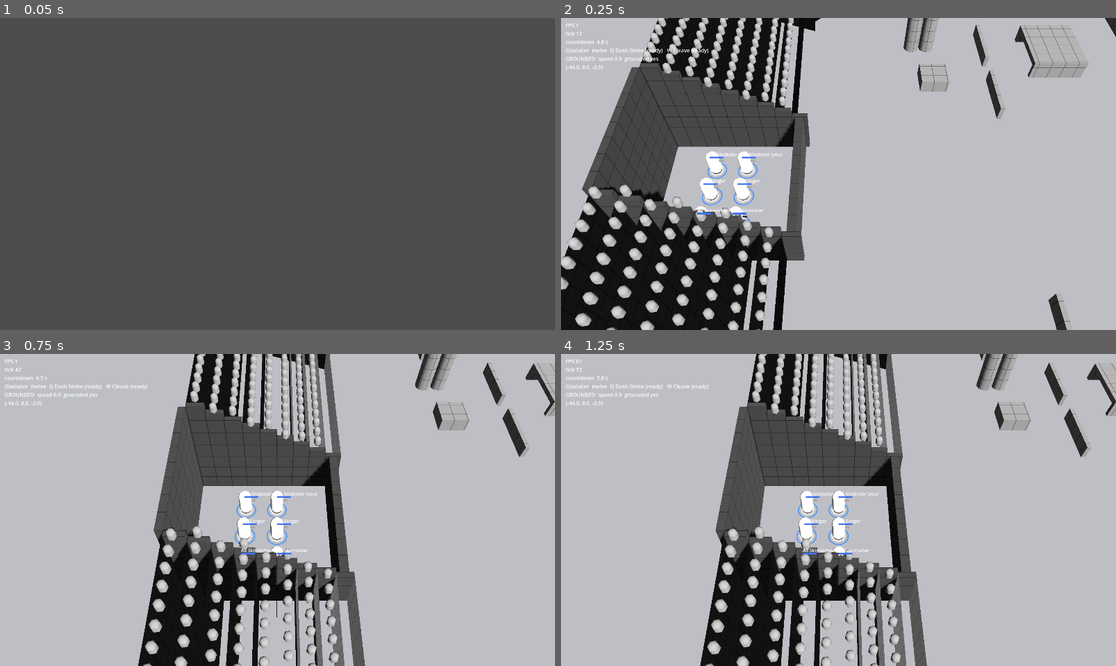
Above: before the commit, frames 1-4 (two rows, left to right).
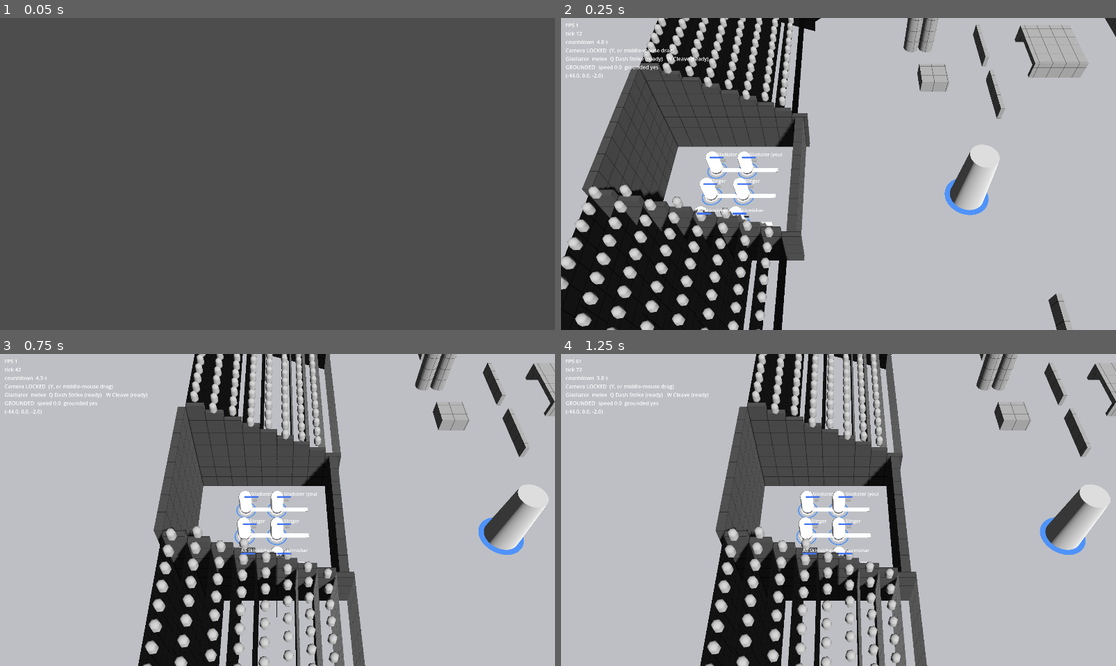
Above: after the commit, the same moments.

Repository: sepetovski/MOBA6
Game: Godot game, scene res://scenes/main.tscn
Same seed, same stepped clock (60 frames per second), same inputs: the game is played once before the commit and once after it.
Inputs (mouse positions are in pixels of both pictures, inside the frame that each line leads up to):
- Up to frame 1 (0.05 s): no input
- Up to frame 2 (0.25 s): no input
- Up to frame 3 (0.75 s): tap Enter at 0.5 s; move the mouse to (399, 494) at 0.52 s; hold D from 0.53 s (still down); hold Q (ability_1) from 0.53 s (still down); click (399, 494) at 0.67 s
- Up to frame 4 (1.25 s): keep holding D; keep holding Q (ability_1); tap Space (jump) at 0.77 s

Frame 1 is identical in both runs. In frame 2, 1.8% of the frame differs, in the area x 0-80%, y 9-67%; in frame 3, 1.9%; in frame 4, 1.9%, in the area x 0-99%, y 9-68%.

Commit message:
Face the cursor, free the camera, and add towers and breakable crates.
Movement and aim are separate: right-click walks, the mouse aims shots and dashes. Y or the screen edge switches the camera between locked and free. Small crates break, and each team has a tower that shoots.

Co-authored-by: Damajn <sepetovskidamjan@gmail.com>

Diff:
--- a/data/camera_profiles/default.tres
+++ b/data/camera_profiles/default.tres
@@ -13,7 +13,7 @@
 zoom_smooth = 12.0
 follow_smooth = 10.0
 follow_y_smooth = 3.0
-edge_pan_margin_px = 12
+edge_pan_margin_px = 48
 edge_pan_speed = 30.0
 key_pan_speed = 30.0
 bounds_margin = 6.0
--- a/src/camera/moba_camera.gd
+++ b/src/camera/moba_camera.gd
@@ -19,6 +19,8 @@
 var _distance_target := 28.0
 var _bounds := AABB()
 var _has_bounds := false
+var _drag := false
+var _drag_from := Vector2.ZERO
 
 
 func _ready() -> void:
@@ -85,12 +87,31 @@
 	elif _is_zoom_out(event):
 		_nudge_zoom(1.0)
 		_mark_handled()
+	elif event is InputEventMouseButton and (event as InputEventMouseButton).button_index == MOUSE_BUTTON_MIDDLE:
+		_drag = (event as InputEventMouseButton).pressed
+		_drag_from = (event as InputEventMouseButton).position
+		if _drag:
+			set_locked(false)
+		_mark_handled()
+	elif _drag and event is InputEventMouseMotion:
+		var motion := event as InputEventMouseMotion
+		var before: Variant = screen_to_ground(_drag_from)
+		var after: Variant = screen_to_ground(motion.position)
+		_drag_from = motion.position
+		if before is Vector3 and after is Vector3:
+			var shift := (before as Vector3) - (after as Vector3)
+			shift.y = 0.0
+			_goal += shift
+			_focus += shift
+		_mark_handled()
 
 
 func _process(delta: float) -> void:
 	var tuned := _profile()
 	_distance = _approach(_distance, _distance_target, tuned.zoom_smooth, delta)
 	_apply_rig()
+	if _locked and _edge_velocity() != Vector3.ZERO:
+		set_locked(false)
 	if not _locked:
 		var velocity := _pan_velocity()
 		if velocity != Vector3.ZERO:
--- a/src/core/command.gd
+++ b/src/core/command.gd
@@ -4,7 +4,7 @@
 ## Simulation.submit_command stamps tick. pressed applies to STEER, CROUCH_SLIDE and JUMP
 ## (a JUMP with pressed = false is the key release, which variable jump height needs).
 
-enum Kind { MOVE_TO, STEER, STOP, JUMP, CROUCH_SLIDE, CAST, ATTACK_TARGET }
+enum Kind { MOVE_TO, STEER, STOP, JUMP, CROUCH_SLIDE, CAST, ATTACK_TARGET, AIM }
 
 var tick: int
 var seq: int
--- a/src/input/player_controller.gd
+++ b/src/input/player_controller.gd
@@ -23,6 +23,7 @@
 var _cursor := Vector2.ZERO
 var _cursor_valid := false
 var _crouched := false
+var face_cursor := false
 
 
 func _init() -> void:
@@ -78,6 +79,10 @@
 
 func _physics_process(delta: float) -> void:
 	_confine_mouse()
+	if enabled and face_cursor:
+		var aim: Variant = _ground_point()
+		if aim is Vector3:
+			_emit(Command.Kind.AIM, aim, true)
 	if not enabled:
 		_clear_hold()
 		return
--- a/src/sim/abilities/combat.gd
+++ b/src/sim/abilities/combat.gd
@@ -58,8 +58,9 @@
 	GameEvents.ability_cast.emit(_unit.unit_id, slot)
 	match ability.kind:
 		AbilityDefinition.Kind.DASH:
-			_start_dash(ability)
+			_start_dash(ability, point)
 		AbilityDefinition.Kind.SLASH:
+			_face_cast(point)
 			_slash(ability.radius, ability.damage)
 		AbilityDefinition.Kind.WHIRL:
 			_whirl(ability.radius, ability.damage)
@@ -95,11 +96,15 @@
 		return
 	_attack_wait = _stats.attack_interval
 	if _stats.attack == UnitStats.Attack.RANGED:
-		var aim := offset.normalized() if distance > 0.05 else -_unit.global_basis.z
-		sim.launch_projectile(_unit, target.global_position + Vector3(0, 1.0, 0), aim, _stats.projectile_speed, _stats.attack_damage)
+		var aim := -_unit.global_basis.z
+		aim.y = 0.0
+		if aim.length_squared() < 0.01:
+			aim = offset
+		sim.launch_projectile(_unit, _unit.global_position + aim.normalized() * 8.0, aim, _stats.projectile_speed, _stats.attack_damage)
+		_flash(0.6, 0.08)
 		return
 	if distance <= _stats.attack_range + 0.3:
-		sim.deal_damage(_unit.unit_id, target.unit_id, _stats.attack_damage)
+		_slash(_stats.attack_range, _stats.attack_damage)
 		_flash(1.6, 0.12)
 
 
@@ -109,16 +114,27 @@
 		_slash(_dash_radius, _dash_damage)
 
 
-func _start_dash(ability: AbilityDefinition) -> void:
-	var forward := -_unit.global_basis.z
+func _face_cast(point: Vector3) -> void:
+	var offset := point - _unit.global_position
+	offset.y = 0.0
+	if offset.length_squared() < 0.04:
+		return
+	_unit.look_at(_unit.global_position + offset, Vector3.UP)
+	_unit.motor.set_aim(offset)
+
+
+func _start_dash(ability: AbilityDefinition, point: Vector3) -> void:
+	var forward := point - _unit.global_position
 	forward.y = 0.0
+	if forward.length_squared() < 0.04:
+		forward = -_unit.global_basis.z
+		forward.y = 0.0
 	if forward.length_squared() < 0.01:
 		forward = Vector3(0, 0, -1)
 	forward = forward.normalized()
-	var distance := ability.dash_distance
-	if distance < 0.0:
-		forward = -forward
-		distance = -distance
+	var distance := absf(ability.dash_distance)
+	_unit.look_at(_unit.global_position + forward, Vector3.UP)
+	_unit.motor.set_aim(forward)
 	_unit.motor.start_forced_motion(forward * distance, ability.dash_seconds)
 	if ability.damage > 0.0:
 		_dash_slash = true
@@ -174,6 +190,7 @@
 		if offset.length() > radius or offset.normalized().dot(forward) < 0.2:
 			continue
 		sim.deal_damage(_unit.unit_id, other.unit_id, damage)
+	sim.damage_props(_unit.global_position + forward * radius * 0.5, radius, damage)
 	_flash(radius, 0.16)
 
 
@@ -195,6 +212,7 @@
 		offset.y = 0.0
 		if offset.length() <= radius:
 			sim.deal_damage(_unit.unit_id, other.unit_id, damage)
+	sim.damage_props(spot, radius, damage)
 
 
 func _can_hit(other: SimUnit) -> bool:
--- a/src/sim/match_bootstrap.gd
+++ b/src/sim/match_bootstrap.gd
@@ -33,7 +33,10 @@
 	add_child(player)
 	if human != null:
 		player.bind(human.unit_id, camera, simulation.submit_command)
+		player.face_cursor = true
 		player.enabled = false
+		if player.settings != null:
+			player.settings.confine_mouse = false
 	var fader := OcclusionFader.new()
 	fader.name = "OcclusionFader"
 	add_child(fader)
--- a/src/sim/movement/movement_motor.gd
+++ b/src/sim/movement/movement_motor.gd
@@ -637,9 +637,17 @@
 		arrived.emit()
 
 
+var _aim := Vector3.ZERO
+
+
+func set_aim(direction: Vector3) -> void:
+	var flat := Vector3(direction.x, 0.0, direction.z)
+	_aim = flat.normalized() if flat.length_squared() > 0.0001 else Vector3.ZERO
+
+
 func _update_facing(dt: float) -> void:
-	var direction := _flat_velocity()
-	if state == State.SLIDING:
+	var direction := _aim if _aim != Vector3.ZERO else _flat_velocity()
+	if _aim == Vector3.ZERO and state == State.SLIDING:
 		direction = _slide_dir
 	if direction.length_squared() < 0.04:
 		return
--- a/src/sim/movement/placeholder_unit_view.gd
+++ b/src/sim/movement/placeholder_unit_view.gd
@@ -10,6 +10,7 @@
 var _mesh: MeshInstance3D
 var _capsule: CapsuleMesh
 var _nose: MeshInstance3D
+var _arrow: MeshInstance3D
 var _shadow: MeshInstance3D
 var _marker: MeshInstance3D
 
@@ -37,6 +38,14 @@
 	(_nose.mesh as BoxMesh).size = Vector3(0.16, 0.16, 0.28)
 	_nose.material_override = _mat(Color(0.45, 0.45, 0.45))
 	_pivot.add_child(_nose)
+	_arrow = MeshInstance3D.new()
+	_arrow.name = "Facing"
+	var arrow_mesh := BoxMesh.new()
+	arrow_mesh.size = Vector3(0.28, 0.05, 1.7)
+	_arrow.mesh = arrow_mesh
+	_arrow.material_override = _mat(Color(0.95, 0.95, 0.95))
+	_arrow.position = Vector3(0.0, 0.06, -1.15)
+	add_child(_arrow)
 	_shadow = _disc(0.42, Color(0.0, 0.0, 0.0, 0.45))
 	add_child(_shadow)
 	_marker = _ring()
@@ -57,7 +66,9 @@
 	_capsule.radius = profile.radius
 	_capsule.height = maxf(height, profile.radius * 2.0)
 	_mesh.position = Vector3(0.0, _capsule.height * 0.5, 0.0)
-	_nose.position = Vector3(0.0, _capsule.height * 0.62, -(profile.radius + 0.12))
+	_nose.position = Vector3(0.0, _capsule.height * 0.62, -(profile.radius + 0.22))
+	if _arrow != null:
+		_arrow.position = Vector3(0.0, 0.06, -1.15)
 	_pivot.rotation.x = deg_to_rad(-profile.slide_tilt_deg) if _motor.state == MovementMotor.State.SLIDING else 0.0
 	_place_aids(profile)
 
--- a/src/sim/sim_unit.gd
+++ b/src/sim/sim_unit.gd
@@ -10,6 +10,7 @@
 var spawn_transform := Transform3D.IDENTITY
 var combat: Combat
 var hero_name := ""
+var aim_point := Vector3.INF
 
 
 func setup(id: int, hero: HeroDefinition, team_id: int, slot: int, nav_map: RID) -> void:
@@ -65,7 +66,11 @@
 			combat.attack_target = cmd.target_id
 		Command.Kind.CAST:
 			if cmd.pressed:
+				_face_aim(cmd.point)
 				combat.cast(cmd.slot, cmd.point)
+		Command.Kind.AIM:
+			aim_point = cmd.point
+			_face_aim(cmd.point)
 		Command.Kind.JUMP:
 			if cmd.pressed:
 				intent.jump_pressed = true
@@ -81,6 +86,8 @@
 
 
 func sim_step(dt: float, sim: Simulation) -> void:
+	if aim_point != Vector3.INF:
+		_face_aim(aim_point)
 	if combat != null:
 		combat.begin(dt, sim)
 	motor.step(intent, dt)
@@ -98,5 +105,12 @@
 	motor.can_crouch = not frozen
 
 
+func _face_aim(point: Vector3) -> void:
+	var offset := point - global_position
+	offset.y = 0.0
+	if motor != null:
+		motor.set_aim(offset)
+
+
 func scripted_motion() -> bool:
 	return motor.state == MovementMotor.State.VAULTING or motor.state == MovementMotor.State.MANTLING or motor.state == MovementMotor.State.FORCED
--- a/src/sim/simulation.gd
+++ b/src/sim/simulation.gd
@@ -19,6 +19,7 @@
 var _next_id := 1
 var _shots: Array[CombatProjectile] = []
 var _respawn_at: Dictionary = {}
+var _towers: Array[TeamTower] = []
 
 
 func _init() -> void:
@@ -32,6 +33,7 @@
 	rng.seed = config.match_seed
 	_set_match_state(Match.State.SETUP)
 	_spawn_roster()
+	_spawn_towers()
 	_match.begin_countdown(config.countdown_seconds)
 	_set_frozen(true)
 	_set_match_state(Match.State.COUNTDOWN)
@@ -45,10 +47,11 @@
 	var unit := get_unit(cmd.unit_id)
 	if unit == null or not unit.state.alive:
 		return
-	if _match.state != Match.State.RUNNING and cmd.kind != Command.Kind.STOP:
+	if _match.state != Match.State.RUNNING and cmd.kind != Command.Kind.STOP and cmd.kind != Command.Kind.AIM:
 		return
 	_queue.append(cmd)
-	DebugService.log_command(cmd)
+	if cmd.kind != Command.Kind.AIM:
+		DebugService.log_command(cmd)
 
 
 func spawn_unit(hero: HeroDefinition, team: int, slot: int, controller: int) -> int:
@@ -155,6 +158,7 @@
 		if unit != null and unit.state.alive:
 			unit.sim_step(step, self)
 	_step_projectiles(step)
+	_step_towers(step)
 	_revive_ready()
 	_keep_inside()
 	_separate(step)
@@ -237,16 +241,20 @@
 
 
 func launch_projectile(owner: SimUnit, aim_at: Vector3, direction: Vector3, speed: float, damage: float) -> void:
+	launch_projectile_from(owner.global_position + Vector3(0.0, 1.1, 0.0), owner.team, owner.unit_id, direction, speed, damage)
+
+
+func launch_projectile_from(origin: Vector3, team: int, owner_id: int, direction: Vector3, speed: float, damage: float) -> void:
 	var shot := CombatProjectile.new()
-	shot.position = owner.global_position + Vector3(0.0, 1.1, 0.0)
+	shot.position = origin
 	shot.origin = shot.position
 	var flat := Vector3(direction.x, 0.0, direction.z)
 	if flat.length_squared() < 0.01:
-		flat = Vector3(aim_at.x - shot.position.x, 0.0, aim_at.z - shot.position.z)
+		flat = Vector3(0, 0, -1)
 	shot.velocity = flat.normalized() * speed
 	shot.damage = damage
-	shot.team = owner.team
-	shot.owner_id = owner.unit_id
+	shot.team = team
+	shot.owner_id = owner_id
 	var mesh := SphereMesh.new()
 	mesh.radius = 0.22
 	mesh.height = 0.44
@@ -278,6 +286,8 @@
 					deal_damage(shot.owner_id, unit.unit_id, shot.damage)
 					spent = true
 					break
+		if not spent and damage_props(shot.position, shot.radius + 0.4, shot.damage):
+			spent = true
 		if spent:
 			if shot.mesh != null:
 				shot.mesh.queue_free()
@@ -304,6 +314,53 @@
 		unit.combat.clear_attack()
 
 
+func damage_props(point: Vector3, radius: float, amount: float) -> bool:
+	var hit := false
+	var props := _arena.get_node_or_null("Navigation/Props")
+	if props != null:
+		for child in props.get_children():
+			if not child.has_meta("destructible"):
+				continue
+			var flat := (child as Node3D).global_position - point
+			flat.y = 0.0
+			if flat.length() > radius + 1.2:
+				continue
+			hit = true
+			var left := float(child.get_meta("health")) - amount
+			if left <= 0.0:
+				child.queue_free()
+			else:
+				child.set_meta("health", left)
+	for tower in _towers:
+		if tower.health <= 0.0:
+			continue
+		var flat := tower.global_position - point
+		flat.y = 0.0
+		if flat.length() > radius + 1.4:
+			continue
+		hit = true
+		tower.hurt(amount)
+	return hit
+
+
+func _spawn_towers() -> void:
+	var west := TeamTower.new()
+	west.build(Team.Id.A, Vector3(-30.0, 0.0, 0.0))
+	var east := TeamTower.new()
+	east.build(Team.Id.B, Vector3(30.0, 0.0, 0.0))
+	_arena.add_child(west)
+	_arena.add_child(east)
+	_towers.append(west)
+	_towers.append(east)
+
+
+func _step_towers(dt: float) -> void:
+	if _match.state != Match.State.RUNNING:
+		return
+	for tower in _towers:
+		tower.step(dt, self)
+
+
 func _keep_inside() -> void:
 	for unit in get_units():
 		if not unit.state.alive:
--- a/src/ui/debug_hud.gd
+++ b/src/ui/debug_hud.gd
@@ -123,7 +123,10 @@
 		state_name = "running"
 	elif _sim.get_match_state() == Match.State.SETUP:
 		state_name = "setup"
-	var body := "FPS %.0f\ntick %d\n%s  %.1f s" % [Engine.get_frames_per_second(), _sim.tick, state_name, _sim.get_countdown_seconds()]
+	var camera_mode := "LOCKED" if _camera.is_locked() else "FREE"
+	var body := "FPS %.0f\ntick %d\n%s  %.1f s\nCamera %s  (Y, or middle-mouse drag)" % [
+		Engine.get_frames_per_second(), _sim.tick, state_name, _sim.get_countdown_seconds(), camera_mode
+	]
 	if human != null:
 		body += "\n%s  %s\n%s  speed %.1f  grounded %s\n%s" % [
 			human.hero_name,
--- a/src/world/prop_kit.gd
+++ b/src/world/prop_kit.gd
@@ -16,6 +16,9 @@
 	body.collision_layer = GameConfig.LAYER_PROPS
 	body.collision_mask = 0
 	body.set_meta("prop_type", placement.prop_type)
+	if placement.prop_type == &"crate_s" or placement.prop_type == &"crate_m" or placement.prop_type == &"crate_flat":
+		body.set_meta("destructible", true)
+		body.set_meta("health", 36.0 if placement.prop_type == &"crate_s" else 64.0)
 	var traversal := traversal_for(placement.prop_type)
 	if traversal >= 0:
 		body.set_meta("traversal_class", traversal)
--- /dev/null
+++ b/src/world/team_tower.gd
@@ -0,0 +1,89 @@
+class_name TeamTower extends StaticBody3D
+
+## A lane tower. It shoots the nearest enemy in range and can be broken.
+
+var team := 0
+var health := 500.0
+var max_health := 500.0
+var attack_range := 16.0
+var attack_damage := 14.0
+var attack_interval := 1.15
+var _wait := 0.6
+
+
+func build(team_id: int, at: Vector3) -> void:
+	team = team_id
+	name = "Tower%s" % ("A" if team_id == Team.Id.A else "B")
+	position = at
+	set_meta("destructible", true)
+	set_meta("health", health)
+	set_meta("team", team)
+	collision_layer = GameConfig.LAYER_PROPS
+	collision_mask = 0
+	var mesh := CylinderMesh.new()
+	mesh.top_radius = 0.8
+	mesh.bottom_radius = 1.05
+	mesh.height = 4.2
+	var body := MeshInstance3D.new()
+	body.mesh = mesh
+	body.position = Vector3(0, 2.1, 0)
+	var material := StandardMaterial3D.new()
+	material.albedo_color = Color(0.55, 0.55, 0.55)
+	body.material_override = material
+	add_child(body)
+	var shape_node := CollisionShape3D.new()
+	var shape := CylinderShape3D.new()
+	shape.radius = 1.05
+	shape.height = 4.2
+	shape_node.shape = shape
+	shape_node.position = Vector3(0, 2.1, 0)
+	add_child(shape_node)
+	var ring := MeshInstance3D.new()
+	var disc := CylinderMesh.new()
+	disc.top_radius = 1.35
+	disc.bottom_radius = 1.35
+	disc.height = 0.08
+	ring.mesh = disc
+	ring.position = Vector3(0, 0.06, 0)
+	var paint := StandardMaterial3D.new()
+	paint.shading_mode = BaseMaterial3D.SHADING_MODE_UNSHADED
+	paint.albedo_color = Color(0.25, 0.45, 0.95) if team_id == Team.Id.A else Color(0.85, 0.2, 0.2)
+	ring.material_override = paint
+	add_child(ring)
+
+
+func step(dt: float, sim: Simulation) -> void:
+	if health <= 0.0:
+		return
+	_wait -= dt
+	if _wait > 0.0:
+		return
+	var target := _nearest(sim)
+	if target == null:
+		return
+	_wait = attack_interval
+	var aim := target.global_position - global_position
+	sim.launch_projectile_from(global_position + Vector3(0, 3.2, 0), team, -1, aim, 16.0, attack_damage)
+
+
+func hurt(amount: float) -> void:
+	health = maxf(health - amount, 0.0)
+	set_meta("health", health)
+	if health <= 0.0:
+		visible = false
+		collision_layer = 0
+
+
+func _nearest(sim: Simulation) -> SimUnit:
+	var best: SimUnit = null
+	var best_distance := attack_range
+	for unit in sim.get_units():
+		if not unit.state.alive or unit.team == team:
+			continue
+		var flat := unit.global_position - global_position
+		flat.y = 0.0
+		var distance := flat.length()
+		if distance < best_distance:
+			best_distance = distance
+			best = unit
+	return best
Not shown, added: src/world/team_tower.gd.uid
